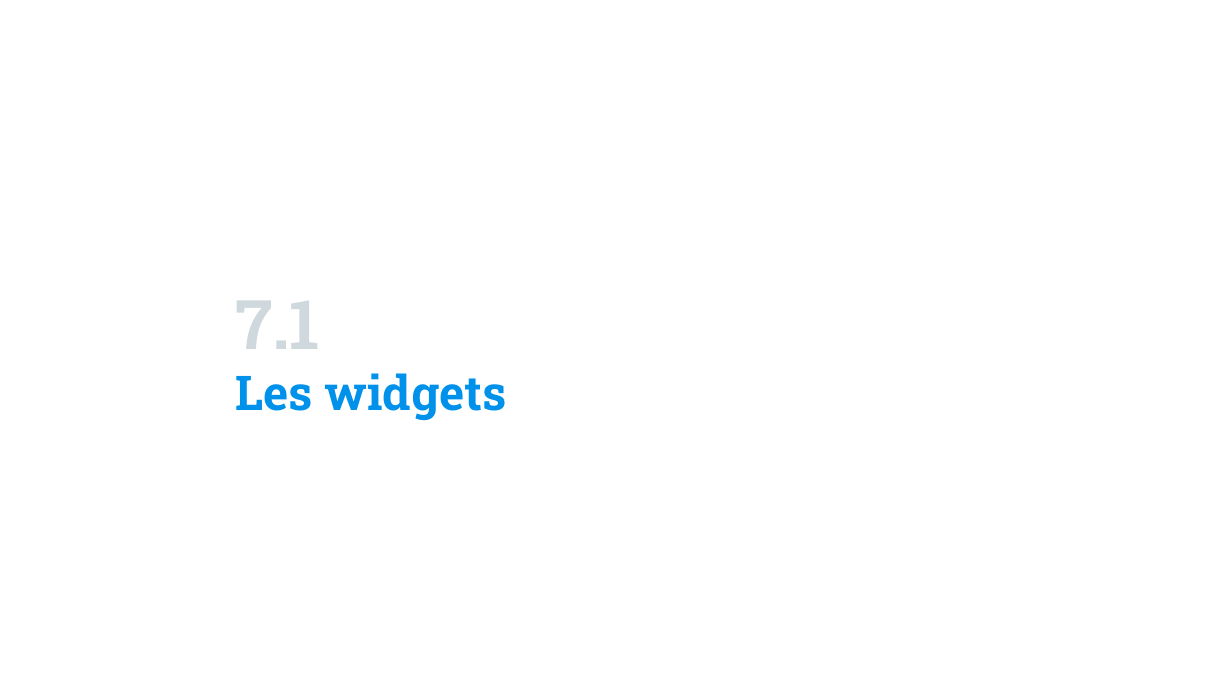
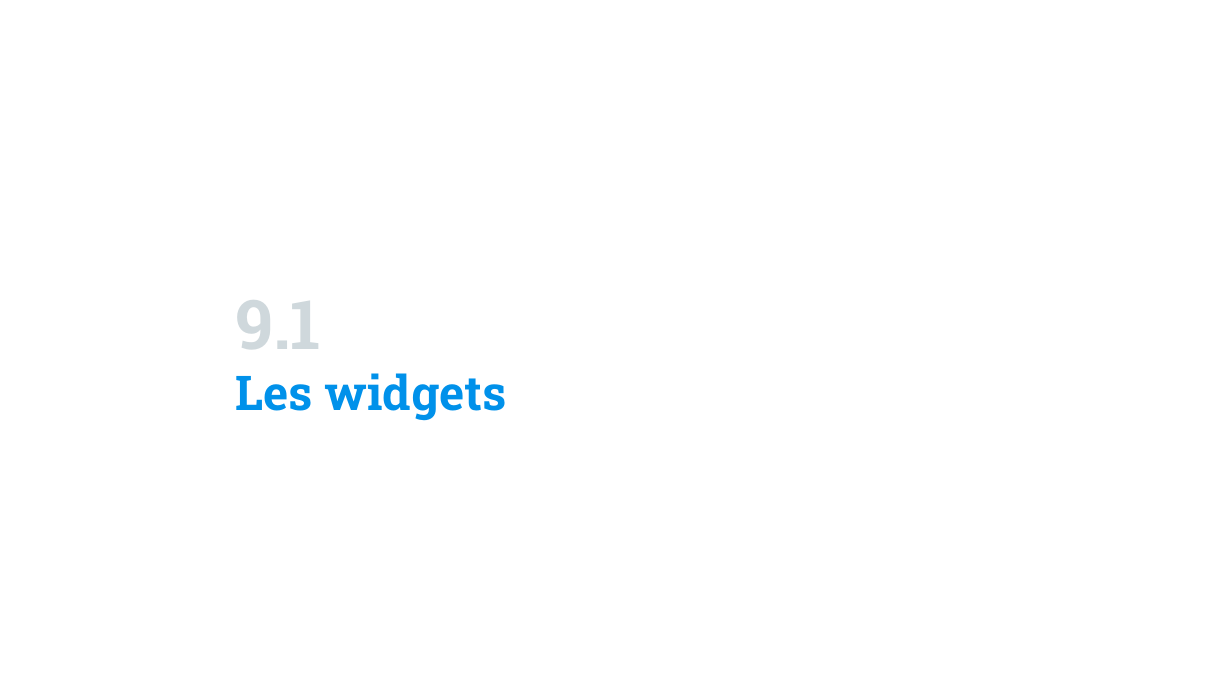
Before and after one commit to Fully-san/PythonSoftwareDevelopment, a slide deck: slide 212 of Supports/Python Software Development.pptx (slide 182 before the commit). Drawn at 1232x693 pixels with LibreOffice and Linux fonts; fonts in the diff are those of the drawing; background and template pictures are left out. Boxes give left, top, right and bottom in pixels: in the first picture for what was removed or moved away, otherwise in the second. Text is boxed around its words. In the diff, an @@ line names an element or a change of style, - is before the commit and + after.

```diff
--- a/Supports/Python Software Development.pptx
+++ b/Supports/Python Software Development.pptx
@@ title at <box>235,300,321,349</box>: text changed @@
-7.1
+9.1
```
Also in this commit, not shown: 11 other slides changed, 1 slide added, 5 other files.
